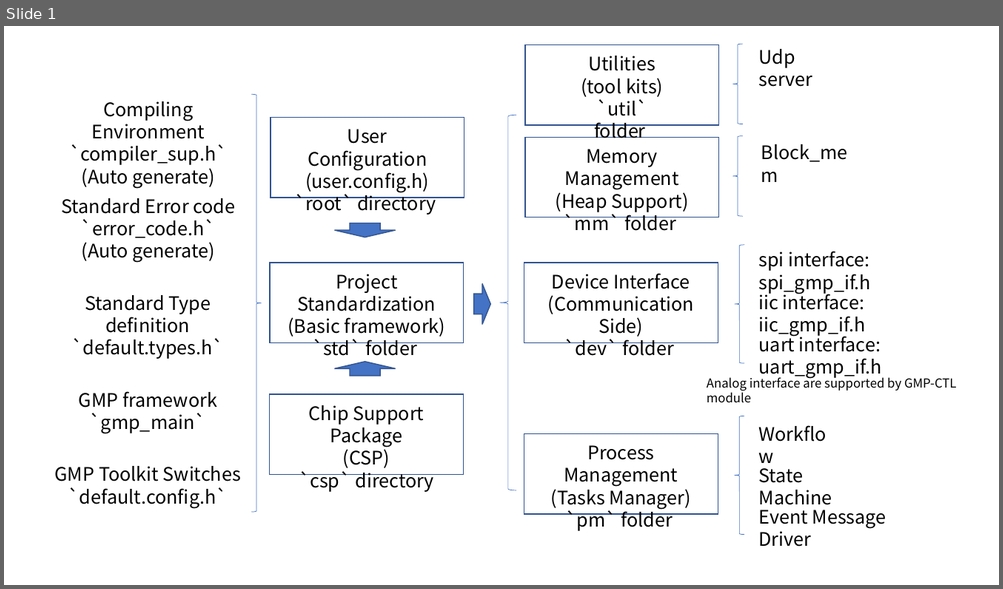
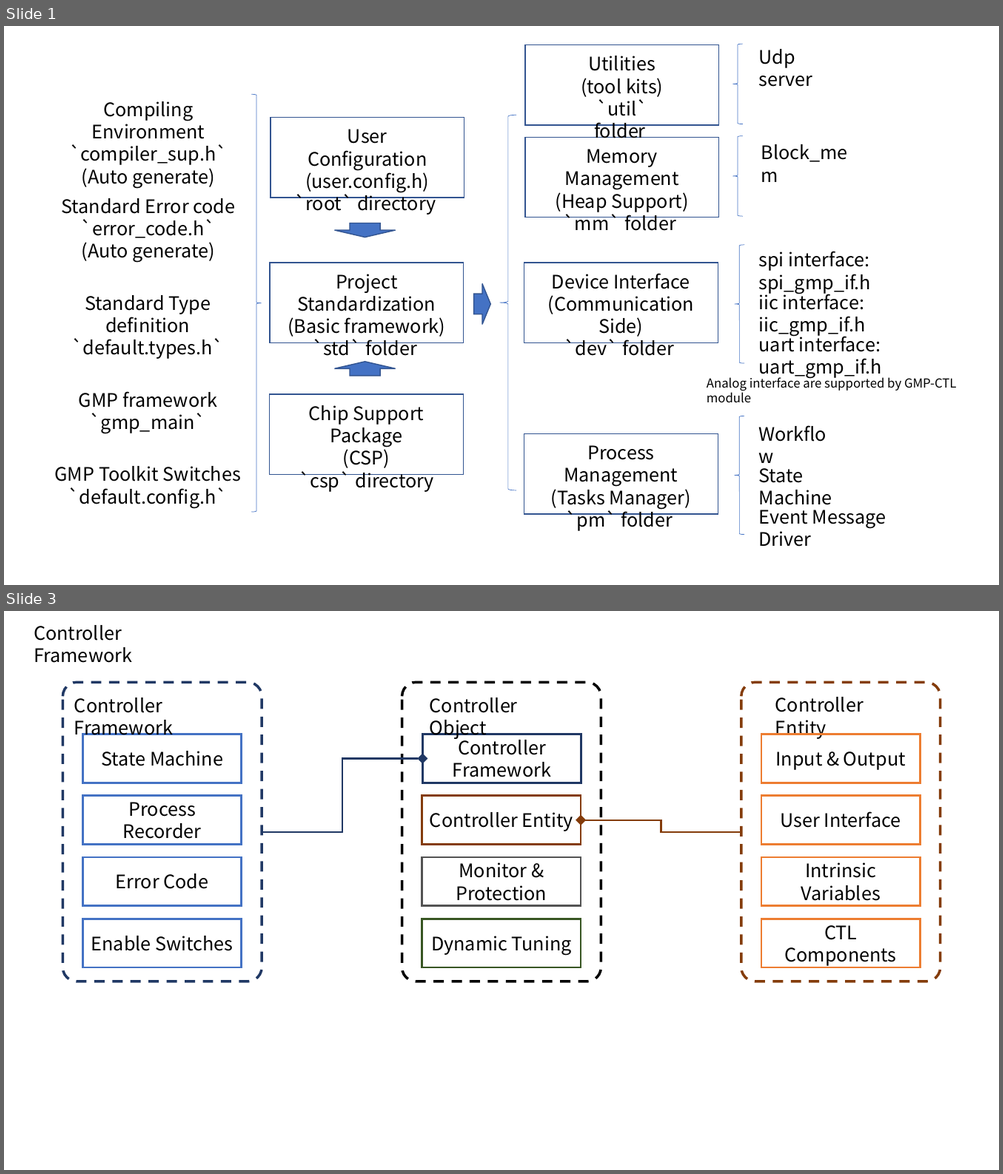
Before and after one commit to sjw1109/gmp_pro, a slide deck: img/source picture of GMP core.pptx. Shown one above the other, each under a label of ours: slide 1 before the commit, slides 1 and 3 after it; the slides between them are not shown. The pictures are 1003x589 and 1003x1174 pixels, drawn with LibreOffice and Linux fonts; fonts in the diff are those of the drawing. Boxes give left, top, right and bottom in pixels: in the first picture for what was removed or moved away, otherwise in the second. Text is boxed around its words. In the diff, an @@ line names an element or a change of style, - is before the commit and + after.

```diff
--- a/img/source picture of GMP core.pptx
+++ b/img/source picture of GMP core.pptx
@@ slide 3 added at (4, 611, 999, 1170), background #FFFFFF @@
@@ text added at (34, 625, 132, 663), 18 pt, text #000000 @@
+Controller Framework
@@ group added at (401, 683, 601, 982): 4 rectangles, 1 rounded rectangle, 1 text @@
+Controller Framework
+Controller Entity
+Monitor & Protection
+Dynamic Tuning
+Controller Object
@@ elbow arrow added from (262, 832) to (423, 759), #203864 1.5 pt @@
@@ group added at (63, 683, 262, 982): 4 rectangles, 1 rounded rectangle, 1 text @@
+State Machine
+Controller Framework
+Enable Switches
+Error Code
+Process Recorder
@@ elbow arrow added from (741, 832) to (580, 820), #843C0B 1.5 pt @@
@@ group added at (741, 683, 940, 982): 4 rectangles, 1 rounded rectangle, 1 text @@
+Controller Entity
+Input & Output
+User Interface
+CTL Components
+Intrinsic Variables
```
Also in this commit, not shown: 1 slide changed, 3 other slides added.
